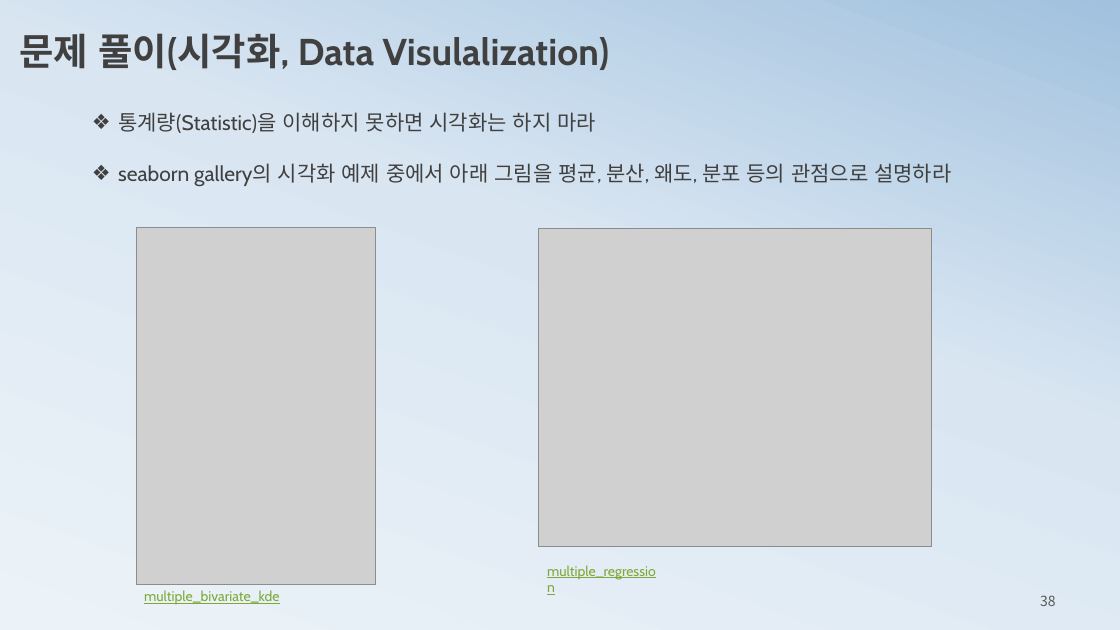
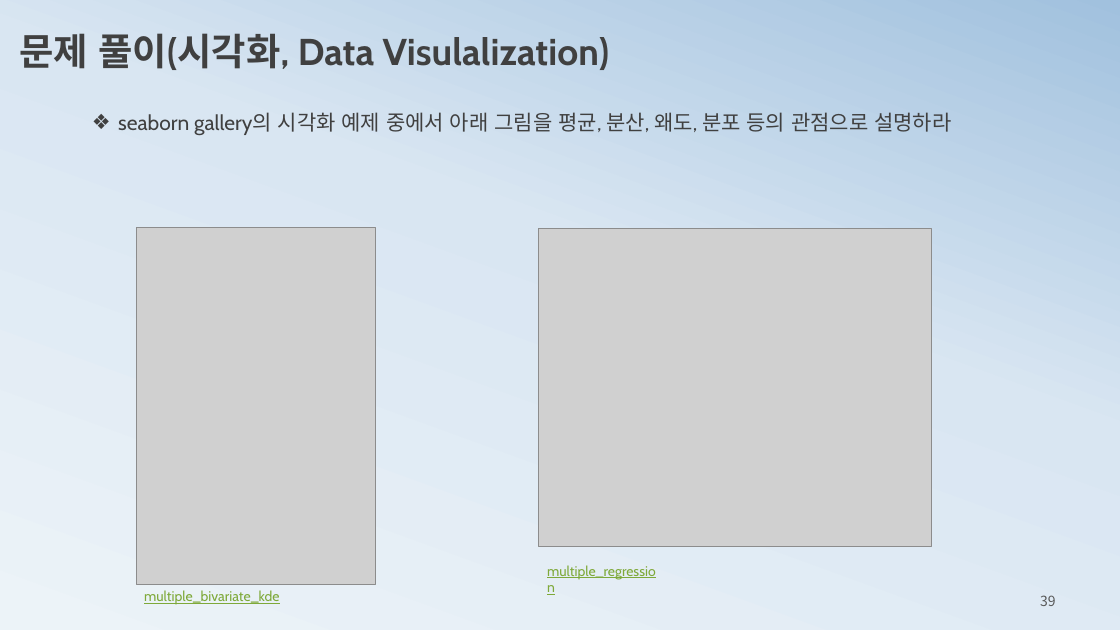
Before and after one commit to ancestor9/mathematics-for-machine-learning, a slide deck: slide 39 of 1_statistics for machine learning.pptx (slide 38 before the commit). Drawn at 1120x630 pixels with LibreOffice and Linux fonts; fonts in the diff are those of the drawing; grey boxes stand for pictures. Boxes give left, top, right and bottom in pixels: in the first picture for what was removed or moved away, otherwise in the second. Text is boxed around its words. In the diff, an @@ line names an element or a change of style, - is before the commit and + after.

```diff
--- a/1_statistics for machine learning.pptx
+++ b/1_statistics for machine learning.pptx
@@ text at bbox=[118, 112, 596, 133]: paragraph removed @@
-❖ 통계량(Statistic)을 이해하지 못하면 시각화는 하지 마라
```
Also in this commit, not shown: 8 other slides changed, 2 slides added, 1 slide removed.
